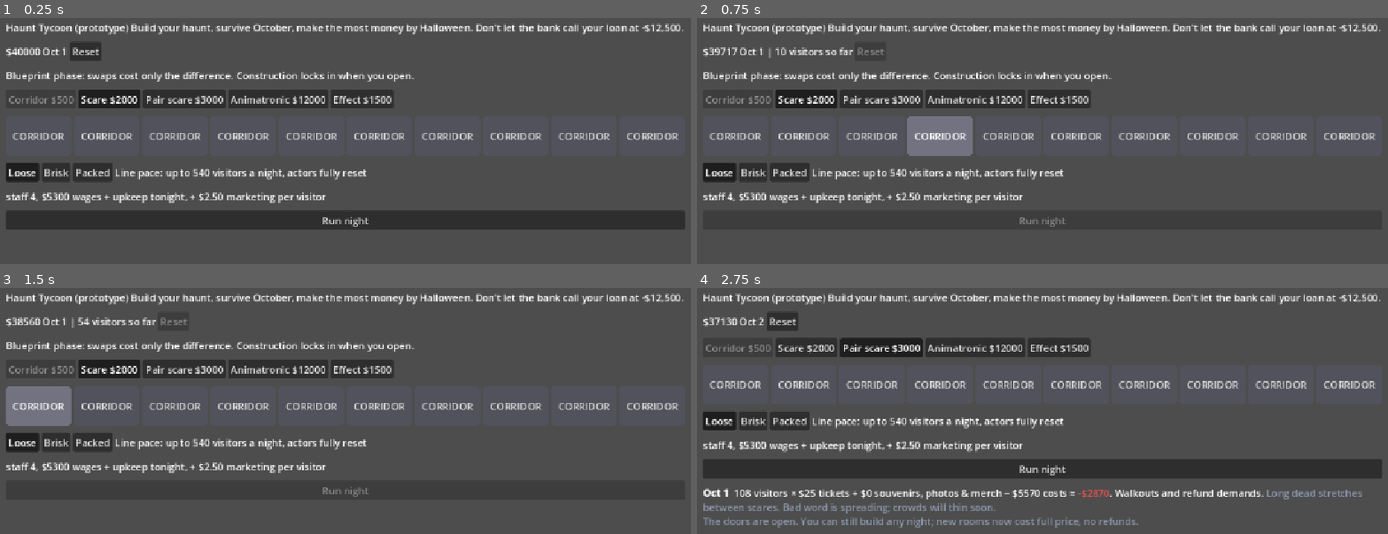
Above: before the commit, frames 1-4 (two rows, left to right).
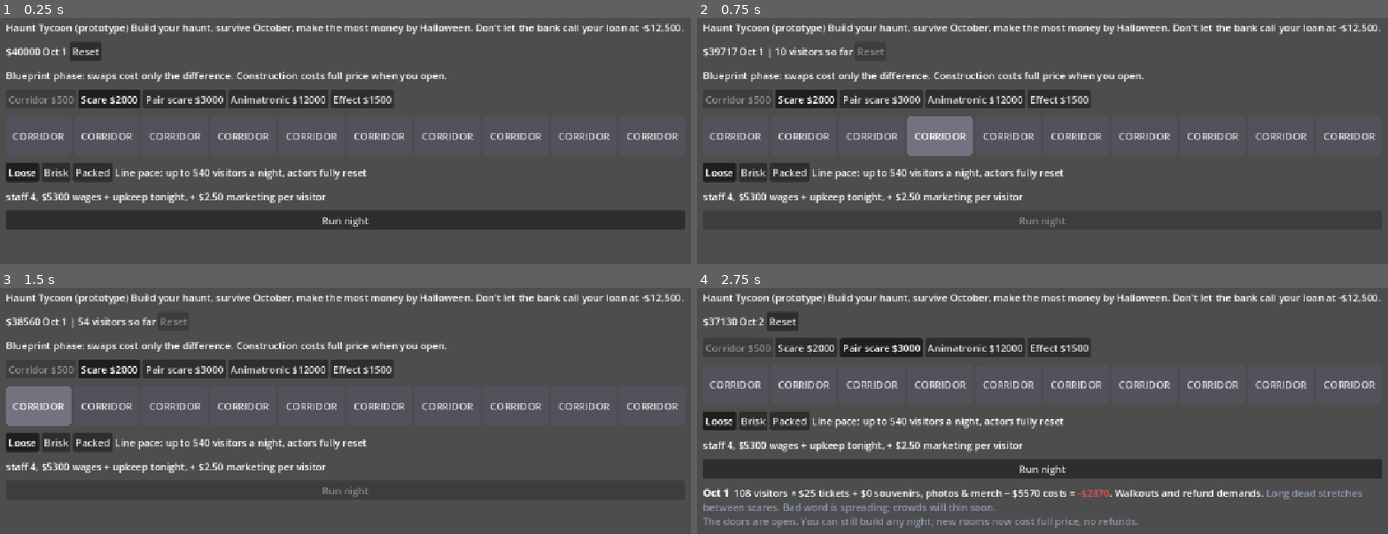
Above: after the commit, the same moments.

Repository: ajtran303/haunt-tycoon
Game: Godot game, scene res://game/main.tscn
Two runs of this game, one before a commit and one after it. Both use one fixed random seed, a clock stepped at 60 frames per second and the inputs below.
Inputs:
- Up to frame 1 (0.25 s): no input
- Up to frame 2 (0.75 s): click "Run night" at 0.5 s
- Up to frame 3 (1.5 s): click "Scare $2000" at 1.25 s
- Up to frame 4 (2.75 s): click "Pair scare $3000" at 2 s

The runs differ from the first frame. In frame 1, 0.3% of the frame differs, in the area x 43-65%, y 21-26%; in frame 2, 0.3%; in frame 3, 0.3%; in frame 4, nothing differs.

Commit message:
hint at cash out incentive

Diff:
--- a/game/main.gd
+++ b/game/main.gd
@@ -44,6 +44,8 @@
 var capacity_hints := 0
 var wom_hints := 0
 var wom_direction := 0
+
+const FINAL_WEEK_NIGHT := 25 # WOM_DELAY + rep drift ≈ a week
 
 
 func _ready() -> void:
@@ -218,7 +220,11 @@
 	if note != "":
 		line += " [color=#8d99ae]%s[/color]" % note
 	if sold_out:
-		line += " [color=#e0a458]Sold out! Line down the block.[/color]"
+		var turned_away: int = demand - r.groups * Night.GROUP_SIZE
+		line += " [color=#e0a458]Sold out! Turned away ~%d (about %s in tickets).[/color]" % [
+			turned_away,
+			money(turned_away * Night.TICKET_PRICE),
+		]
 		if interval > PACES["Packed"] and capacity_hints < 2:
 			capacity_hints += 1
 			line += " [color=#8d99ae]A faster line pace would admit more.[/color]"
@@ -228,7 +234,9 @@
 		if dir != wom_direction:
 			wom_direction = dir
 			wom_hints = 0
-		if wom_hints < 2:
+		if dir < 0 and night >= FINAL_WEEK_NIGHT:
+			line += " [color=#8d99ae]Bad word is spreading, but the season ends before it matters.[/color]"
+		elif wom_hints < 2:
 			wom_hints += 1
 			line += " [color=#8d99ae]%s[/color]" % (
 				"Good word is getting around; expect bigger crowds in a few nights."
@@ -272,6 +280,10 @@
 		%NightLog.append_text(
 			"[color=#8d99ae]The doors are open. You can still build any night; new rooms now cost full price, no refunds.[/color]\n"
 		)
+	if night == FINAL_WEEK_NIGHT:
+		%NightLog.append_text(
+			"[color=#8d99ae]Final week. Whatever the town says about you now, it won't get around before Halloween.[/color]\n"
+		)
 	if night > Night.SEASON_NIGHTS:
 		%RunButton.text = "Season over: %s" % money(cash)
 		%RunButton.disabled = true
--- a/game/main.tscn
+++ b/game/main.tscn
@@ -57,7 +57,7 @@
 [node name="BlueprintNote" type="Label" parent="MarginContainer/VBoxContainer" unique_id=924075738]
 unique_name_in_owner = true
 layout_mode = 2
-text = "Blueprint phase: swaps cost only the difference. Construction locks in when you open."
+text = "Blueprint phase: swaps cost only the difference. Construction costs full price when you open."
 
 [node name="ToolBar" type="HBoxContainer" parent="MarginContainer/VBoxContainer" unique_id=1289261478]
 unique_name_in_owner = true
